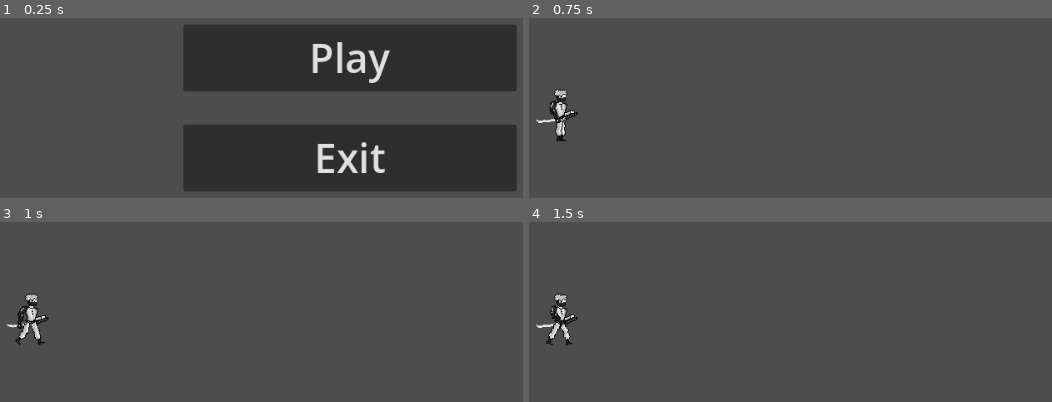
Above: before the commit, frames 1-4 (two rows, left to right).
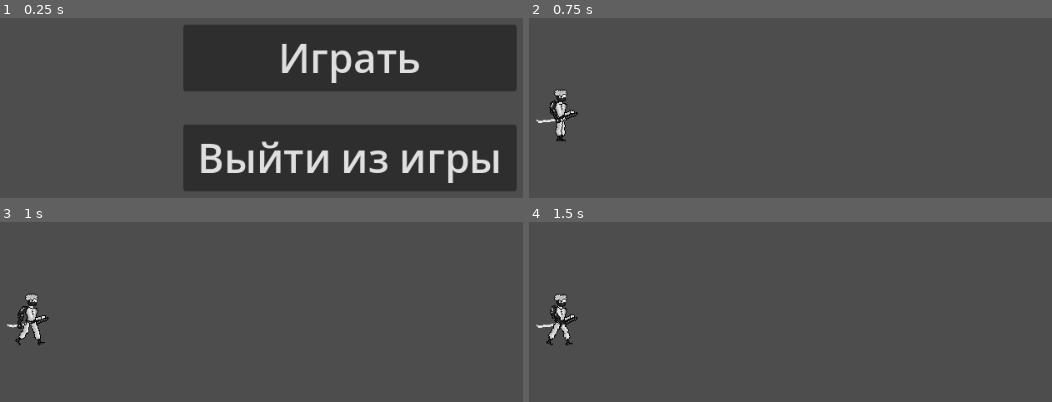
Above: after the commit, the same moments.

Repository: Dkoplik/Paint-it-Black
Game: Godot game, scene res://main_menu.tscn
Two runs of this game, one before a commit and one after it. Both use one fixed random seed, a clock stepped at 60 frames per second and the inputs below. The project has no main scene, so this scene is started directly.
Inputs:
- Up to frame 1 (0.25 s): no input
- Up to frame 2 (0.75 s): click "Play" (after the commit: "Играть") at 0.5 s
- Up to frame 3 (1 s): no input
- Up to frame 4 (1.5 s): no input

The runs differ from the first frame. In frame 1, 6.5% of the frame differs, in the area x 38-96%, y 13-92%; in frame 2, nothing differs; in frame 3, nothing differs; in frame 4, nothing differs.

Commit message:
Перевёл главное меню на русский

Diff:
--- a/Paint-it-Black/main_menu.tscn
+++ b/Paint-it-Black/main_menu.tscn
@@ -17,7 +17,7 @@
 offset_right = 680.0
 offset_bottom = 250.0
 theme_override_font_sizes/font_size = 48
-text = "Play"
+text = "Играть"
 icon_alignment = 1
 
 [node name="ExitButton" type="Button" parent="."]
@@ -27,7 +27,7 @@
 offset_right = 680.0
 offset_bottom = 370.0
 theme_override_font_sizes/font_size = 48
-text = "Exit"
+text = "Выйти из игры"
 
 [connection signal="pressed" from="PlayButton" to="." method="_on_play_button_pressed"]
 [connection signal="pressed" from="ExitButton" to="." method="_on_exit_button_pressed"]
